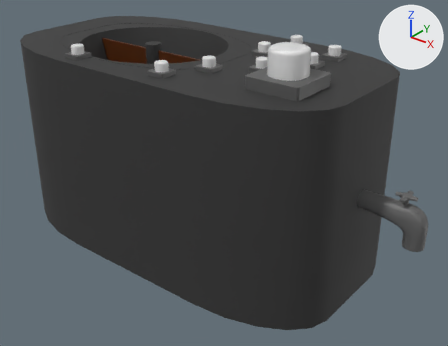
The FBX model Assets/Models/mixer.fbx as it was, and as the next commit left it.
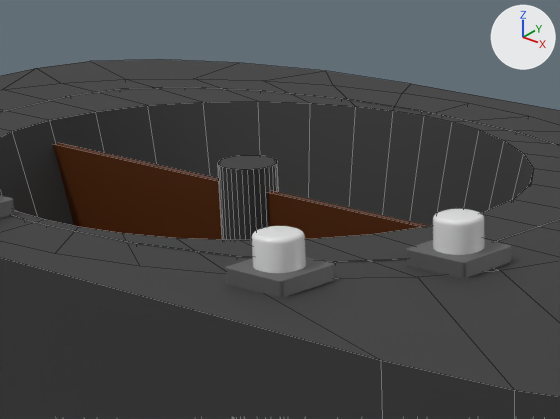
Each version is shown whole from a 50 mm camera at (-0.831, -1.068, -0.256) aimed at (-1.728, 0.053, -0.951), then close up on the part from 20% to 53% of the width and 0% to 32% of the height. The lights are fixed; the arrows at upper right show +X, +Y and +Z. The close-ups show mesh edges as thin lines. Where no turn or scale is listed for an object, it has been applied to the vertices. Vertices at the same position are counted once.
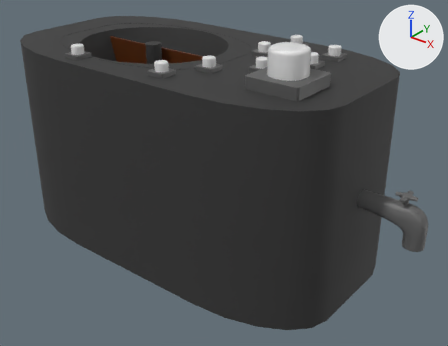
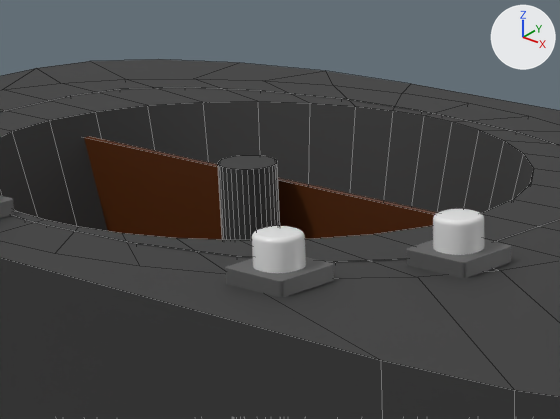
Where the newer file only moved an object's origin or applied its transform, the numbers keep the older frame.

Location of each change, [x1, y1, x2, y2] in pixels of the close-ups (560 x 419 px):
'Cube.001', moved
    before: [53, 143, 430, 240]
    after: [84, 136, 438, 240]

The change, as a list of edits to the scene's bpy script:
```text
Change me_cube_002:
    where me_cube_002.from_pydata(...)  # 8 vertices, 6 faces; spans x -0.258..0.258, y -0.003..0.003, z -0.241..0.241
    used by ob_cube_001; location = (-1.9742, 0.072, -0.9161)
    me_cube_002 part 1: the whole mesh is moved by (-0.132, 0.019, 0.258)
Change ob_cube_001:
    ob_cube_001.location: (-1.9742, 0.072, -0.9161) -> (-1.8415, 0.081, -1.1745)
```
